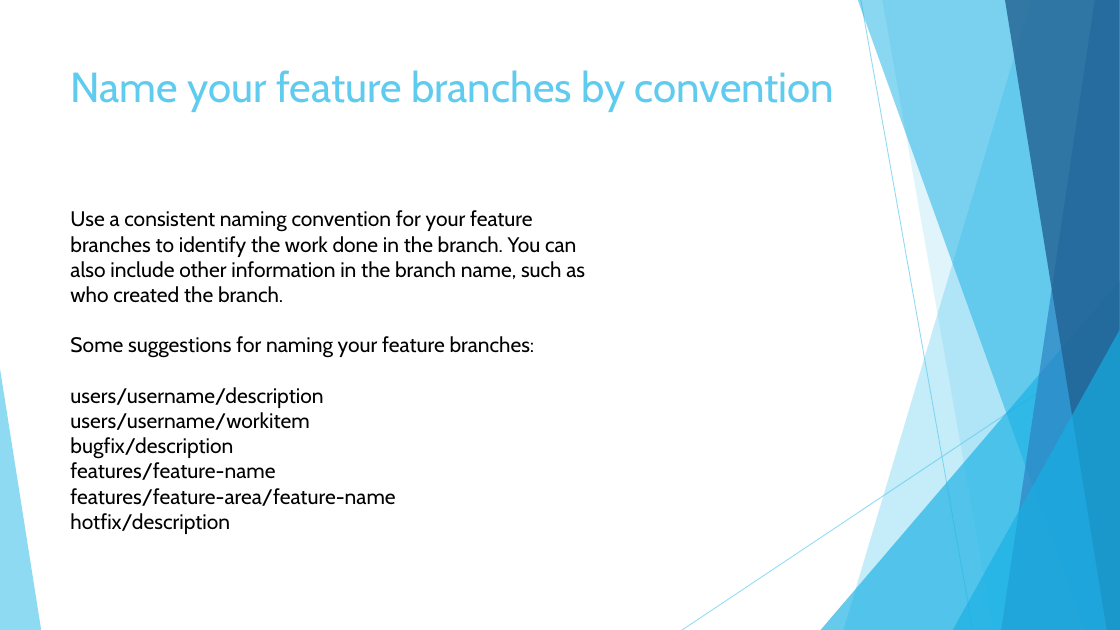
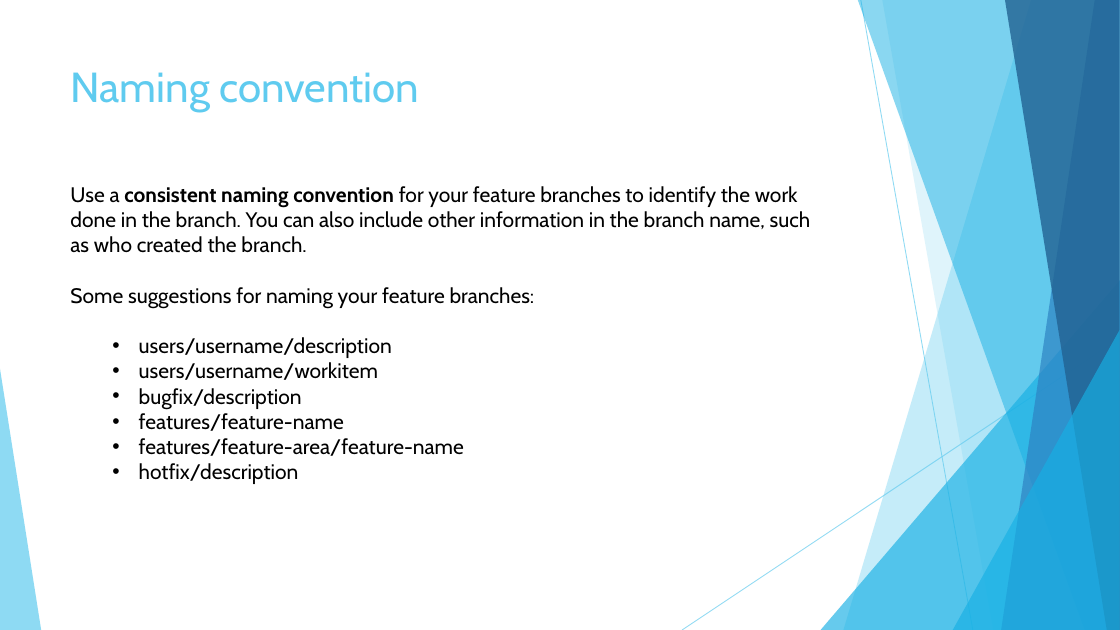
Before and after one commit to KarolinaUr/ProjSystBI, a slide deck: slide 20 of P02_GIT/ProjP1_02_GIT.pptx (slide 9 before the commit). Drawn at 1120x630 pixels with LibreOffice and Linux fonts; fonts in the diff are those of the drawing. Boxes give left, top, right and bottom in pixels: in the first picture for what was removed or moved away, otherwise in the second. Text is boxed around its words. In the diff, an @@ line names an element or a change of style, - is before the commit and + after.

```diff
--- a/P02_GIT/ProjP1_02_GIT.pptx
+++ b/P02_GIT/ProjP1_02_GIT.pptx
@@ title at (x1=71, y1=72, x2=418, y2=112): text changed @@
-Name your feature branches by convention
+Naming convention
@@ text "Use a consistent naming convention ..." moved from (x1=70, y1=210, x2=585, y2=534) to (x1=70, y1=186, x2=811, y2=484) @@
@@ text at (x1=70, y1=186, x2=811, y2=484): bold on in "consistent naming convention"; bullet none to •; list level 1 to 2 in "users/username/description"; list level 1 to 2 in "users/username/workitem"; list level 1 to 2 in "bugfix/description"; list level 1 to 2 in "features/feature-name"; list level 1 to 2 in "features/feature-area/feature-name"; list level 1 to 2 in "hotfix/description" @@
```
Also in this commit, not shown: 7 other slides changed, 15 slides added, 5 slides removed.
